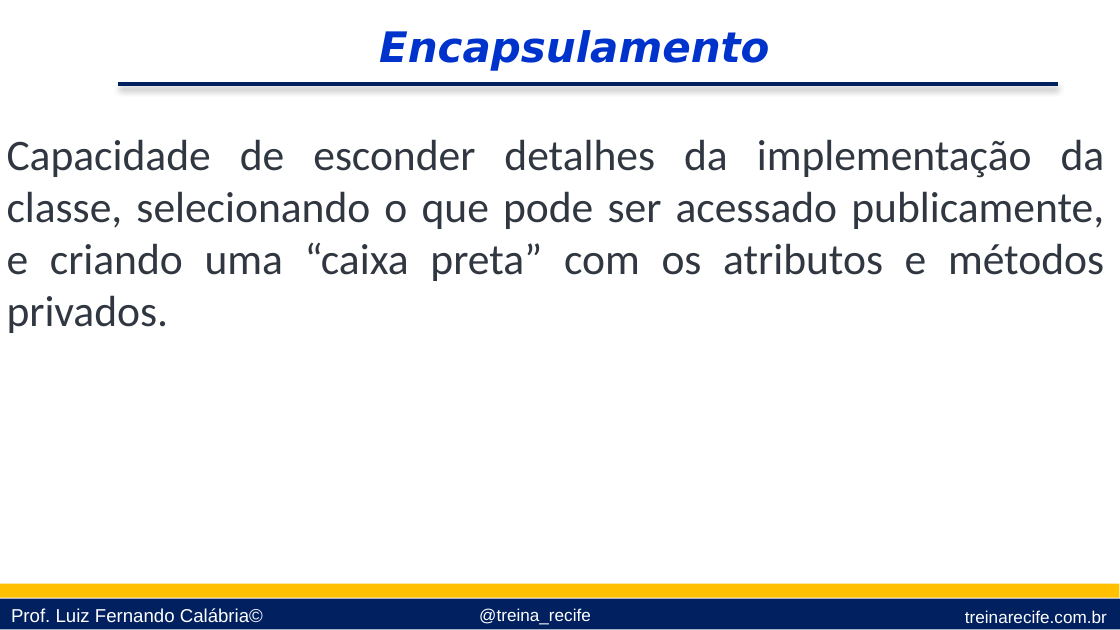
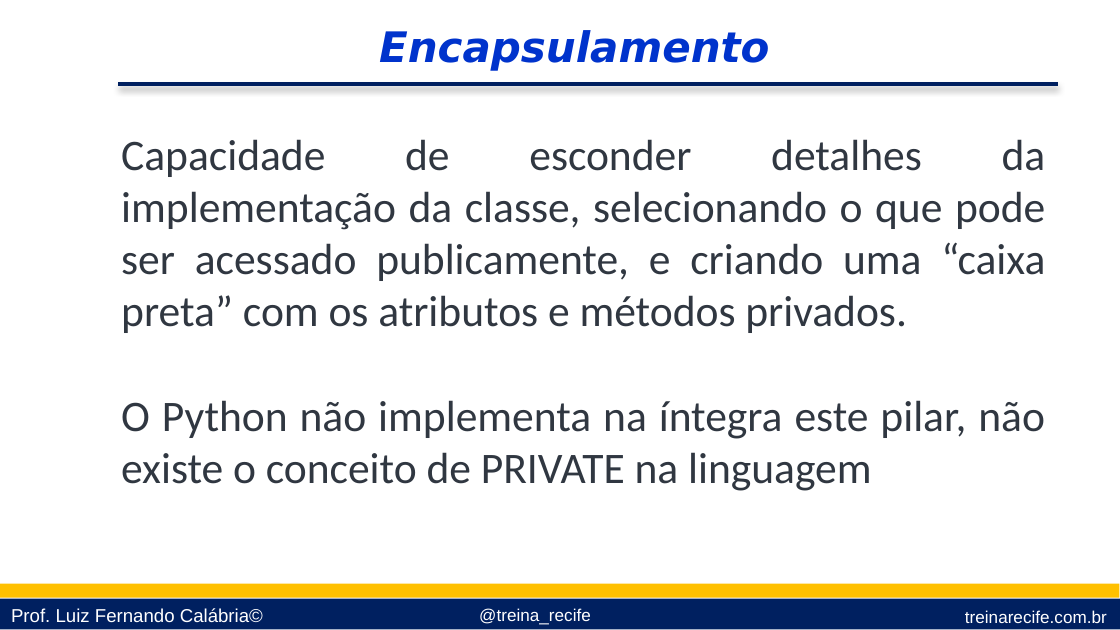
Before and after one commit to lfcalabria/pythonbasico, a slide deck: slide 13 of Apresentações/10 - Orientação a Objetos.pptx. Drawn at 1120x630 pixels with LibreOffice and Linux fonts; fonts in the diff are those of the drawing; background and template pictures are left out. Boxes give left, top, right and bottom in pixels: in the first picture for what was removed or moved away, otherwise in the second. Text is boxed around its words. In the diff, an @@ line names an element or a change of style, - is before the commit and + after.

```diff
--- a/Apresentações/10 - Orientação a Objetos.pptx
+++ b/Apresentações/10 - Orientação a Objetos.pptx
@@ text "Capacidade de esconder detalhes da ...": place and size @@
-text "Capacidade de esconder detalhes da ..." at (7, 139, 1105, 333)
+text "Capacidade de esconder detalhes da ..." at (121, 139, 1046, 491)
@@ text at (121, 400, 1045, 491): paragraph added @@
+O Python não implementa na íntegra este pilar, não existe o conceito de PRIVATE na linguagem
```
Also in this commit, not shown: 12 other slides changed, 9 slides added.
